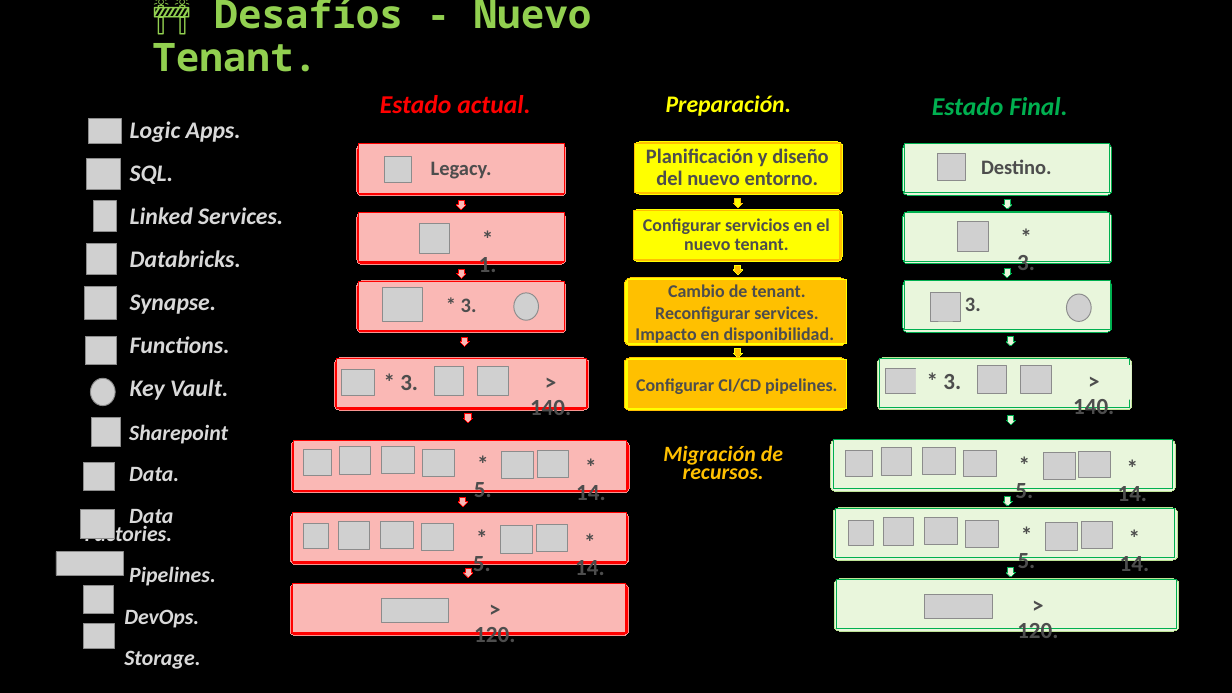
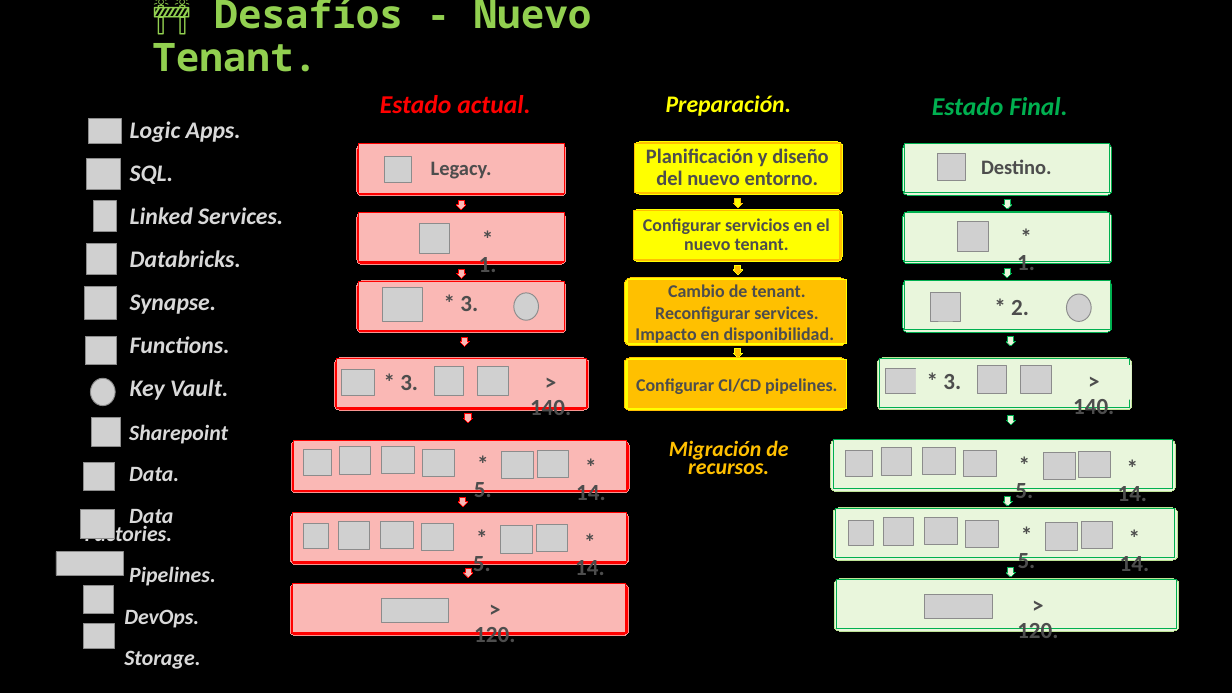
Before and after one commit to OMaciasd/datafactory-migration, a slide deck: slide 3 of Diagrams/guides/Propuesta migracion - Perceptio.pptx (slide 4 before the commit). Drawn at 1232x693 pixels with LibreOffice and Linux fonts; fonts in the diff are those of the drawing; grey boxes stand for pictures. Boxes give left, top, right and bottom in pixels: in the first picture for what was removed or moved away, otherwise in the second. Text is boxed around its words. In the diff, an @@ line names an element or a change of style, - is before the commit and + after.

```diff
--- a/Diagrams/guides/Propuesta migracion - Perceptio.pptx
+++ b/Diagrams/guides/Propuesta migracion - Perceptio.pptx
@@ text at (1017,251,1035,277): text changed @@
-* 3.
+* 1.
@@ text added at (460,296,478,311), 18 pt, text #4D4D4D, bold @@
+* 3.
@@ text in rectangle at (461,298,477,312): text removed @@
-* 3.
@@ text in rectangle at (965,297,981,311): text removed @@
-* 3.
@@ text added at (1011,300,1029,315), 18 pt, text #4D4D4D, bold @@
+* 2.
@@ text "Migración de recursos.": place and size @@
-text "Migración de recursos." at (663,445,783,479)
+text "Migración de recursos." at (669,440,788,474)
```
Also in this commit, not shown: 5 other slides changed, 1 slide removed, 26 other files.
